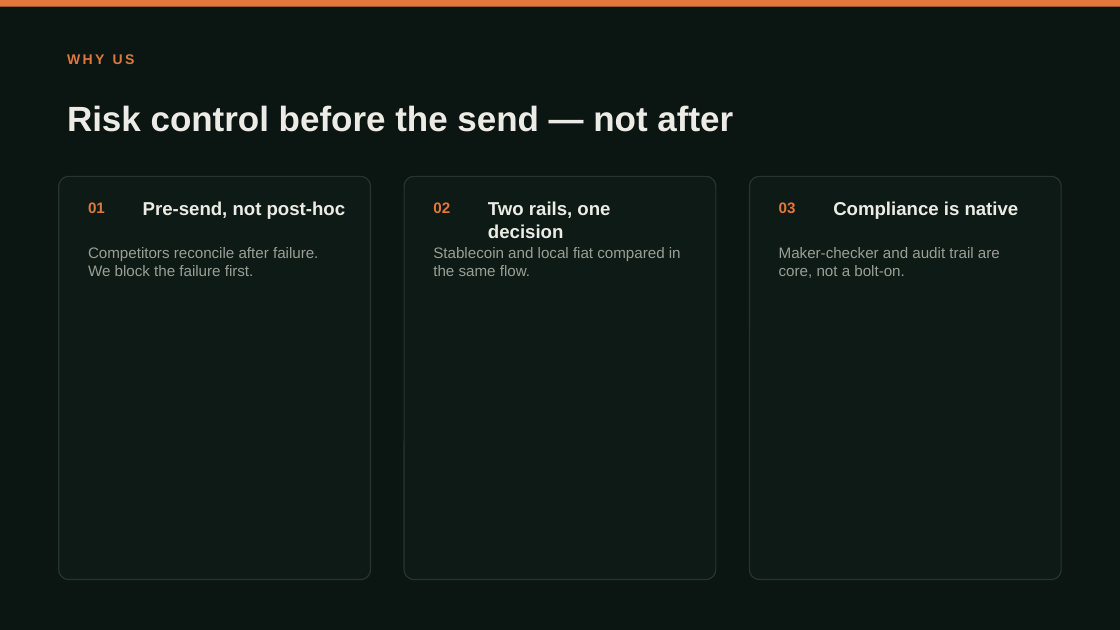
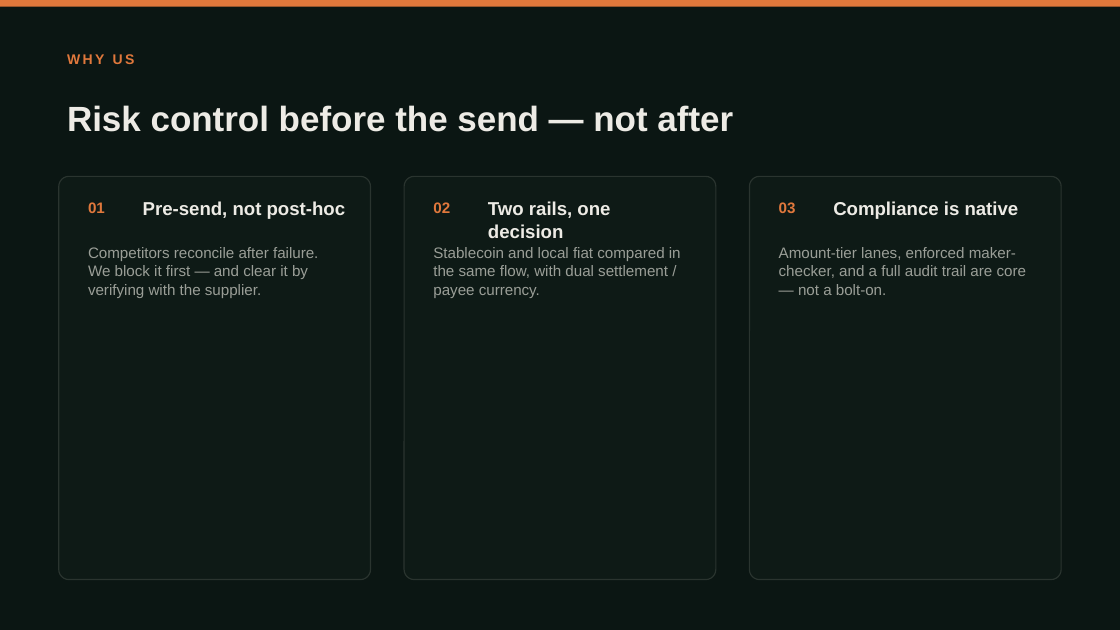
Before and after one commit to Michael-4753/flowguard-payout, a slide deck: slide 5 of public/FlowGuard-pitch.pptx. Drawn at 1120x630 pixels with LibreOffice and Linux fonts; fonts in the diff are those of the drawing. Boxes give left, top, right and bottom in pixels: in the first picture for what was removed or moved away, otherwise in the second. Text is boxed around its words. In the diff, an @@ line names an element or a change of style, - is before the commit and + after.

```diff
--- a/public/FlowGuard-pitch.pptx
+++ b/public/FlowGuard-pitch.pptx
@@ text at <box>88,247,318,298</box>: text changed @@
-Competitors reconcile after failure. We block the failure first.
+Competitors reconcile after failure. We block it first — and clear it by verifying with the supplier.
@@ text at <box>433,247,681,298</box>: text changed @@
-Stablecoin and local fiat compared in the same flow.
+Stablecoin and local fiat compared in the same flow, with dual settlement / payee currency.
@@ text at <box>779,247,1026,295</box>: text changed @@
-Maker-checker and audit trail are core, not a bolt-on.
+Amount-tier lanes, enforced maker-checker, and a full audit trail are core — not a bolt-on.
```
Also in this commit, not shown: 2 other slides changed.
